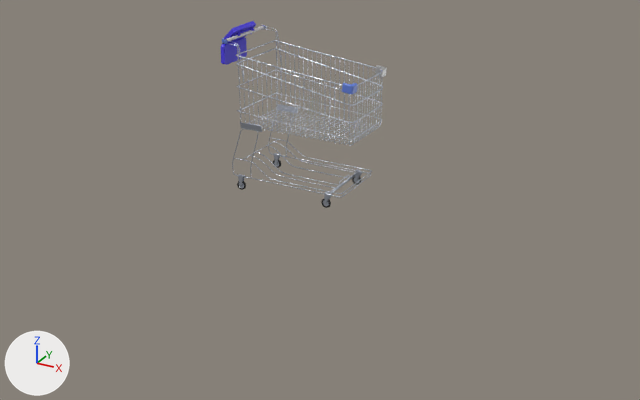
The Blender file blender/source/hcd mockup.blend, before and after one commit.
Both versions are drawn from a camera (50 mm lens) standing at (10.32, -20.24, 10.22) and looking at (-0.26, -1.0, 0.6). Lighting does not change. The marker at lower left points along +X, +Y and +Z. The older version comes first.

Names of what the first picture shows: 'Cube.001', 'Shopping Cart'.
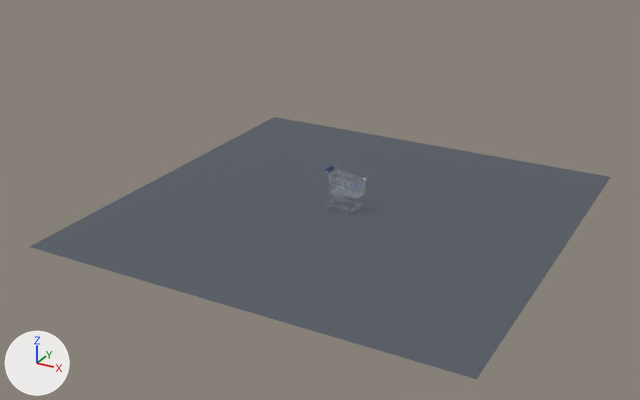
Boxes [x1, y1, x2, y2] around the edits, measured in the pictures (640 x 400 px):
```json
{"object": "HCD_Studio_Floor", "change": "added", "after": [30, 117, 610, 379]}
{"object": "Shopping Cart", "change": "moved, rescaled", "before": [222, 24, 387, 208], "after": [325, 166, 366, 214], "on screen": "75% narrower, 74% shorter"}
{"object": "Cube.001", "change": "hidden", "before": [221, 21, 256, 65], "on screen": "blue"}
{"object": "HCD_Pad", "change": "added", "after": [325, 165, 334, 172]}
```

Scene script edits in JSON lines:
```json
{"op": "add", "block": "mat_hcd_studio_floor_mat", "code": ["mat_hcd_studio_floor_mat = principled_material('HCD_Studio_Floor_Mat')", "mat_hcd_studio_floor_mat.base_color = (0.0908, 0.105, 0.127)  # dark grey #555b64", "mat_hcd_studio_floor_mat.roughness = 0.82"]}
{"op": "add", "block": "mat_hcd_soft_tpe", "code": ["mat_hcd_soft_tpe = bpy.data.materials.new('HCD_Soft_TPE')", "# nodes: BsdfPrincipled, Bump, OutputMaterial, TexCoord, TexNoise, TexWave", "# colours: dark blue #14366e"]}
{"op": "add", "block": "me_hcd_studio_floor_mesh", "code": ["me_hcd_studio_floor_mesh = bpy.data.meshes.new('HCD_Studio_Floor_Mesh')", "me_hcd_studio_floor_mesh.from_pydata([(-6.0, -6.0, 0.0), (6.0, -6.0, 0.0), (-6.0, 6.0, 0.0), (6.0, 6.0, 0.0)], [], [(0, 1, 3, 2)])", "me_hcd_studio_floor_mesh.materials.append(mat_hcd_studio_floor_mat)  # dark grey #555b64"]}
{"op": "add", "block": "me_hcd_pad_mesh", "code": ["me_hcd_pad_mesh = bpy.data.meshes.new('HCD_Pad_mesh')", "me_hcd_pad_mesh.from_pydata(...)  # 1448 vertices, 726 faces; spans x -0.06..0.044, y -0.15..0.15, z -0.046..0.07", "me_hcd_pad_mesh.polygons.foreach_set('use_smooth', [True] * 726)", "me_hcd_pad_mesh.materials.append(mat_hcd_soft_tpe)"]}
{"op": "set", "path": "ob_shopping_cart.location", "old": "(-0.79, 1.75, 0.48)", "new": "(0.23, 0.26, 0.12)"}
{"op": "set", "path": "ob_shopping_cart.scale", "old": "(0.00892, 0.00892, 0.0524)", "new": "(0.00223, 0.00223, 0.0131)"}
{"op": "set", "path": "ob_cube_001.location", "old": "(-4.07, 0.75, 3.84)", "new": "(0.0, 0.0, 0.0)"}
{"op": "add", "block": "ob_cube_001", "code": "ob_cube_001.hide_render = True"}
{"op": "add", "block": "ob_hcd_studio_floor", "code": ["ob_hcd_studio_floor = bpy.data.objects.new('HCD_Studio_Floor', me_hcd_studio_floor_mesh)", "ob_hcd_studio_floor.location = (0.0, 0.0, 0.0)"]}
{"op": "add", "block": "ob_hcd_pad", "code": ["ob_hcd_pad = bpy.data.objects.new('HCD_Pad', me_hcd_pad_mesh)", "ob_hcd_pad.parent = ob_hcd_attachment", "ob_hcd_pad.location = (0.0, 0.0, 0.0)", "_m = ob_hcd_pad.modifiers.new('Soft edge radius', 'BEVEL')", "_m.width = 0.005", "_m.width_pct = 0.005", "_m.segments = 6", "_m.angle_limit = 1.047", "_m.harden_normals = True", "_m = ob_hcd_pad.modifiers.new('Weighted normals', 'WEIGHTED_NORMAL')", "_m.weight = 100", "_m.keep_sharp = True"]}
{"op": "add", "block": "ob_hcd_attachment", "code": ["ob_hcd_attachment = bpy.data.objects.new('HCD_Attachment', None)", "ob_hcd_attachment.location = (-0.495, 0.000921, 1.092)"]}
```
